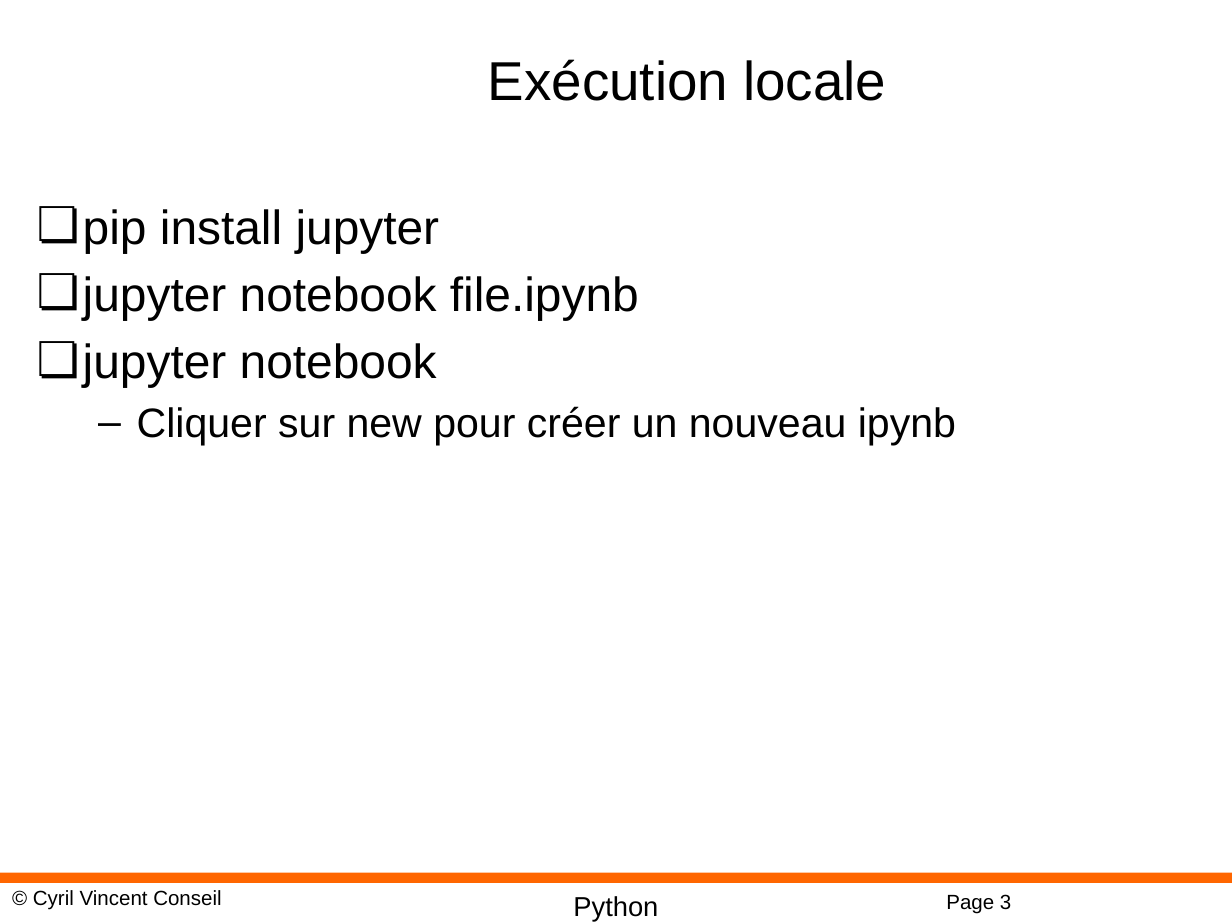
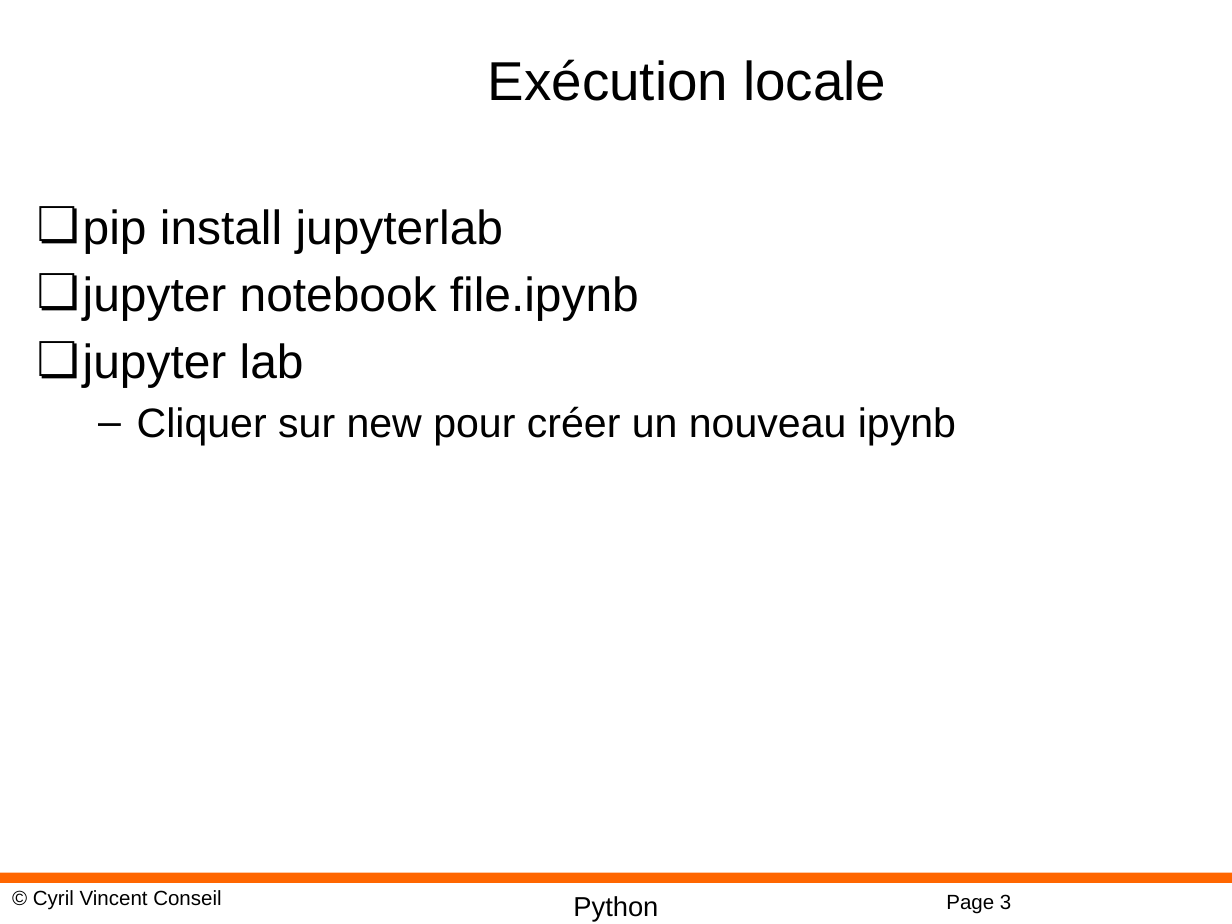
Before and after one commit to cyrilvincent/datascience, a slide deck: slide 3 of ppt/Datascience06-Jupyter.pptx. Drawn at 1232x924 pixels with LibreOffice and Linux fonts; fonts in the diff are those of the drawing; background and template pictures are left out. Boxes give left, top, right and bottom in pixels: in the first picture for what was removed or moved away, otherwise in the second. Text is boxed around its words. In the diff, an @@ line names an element or a change of style, - is before the commit and + after.

```diff
--- a/ppt/Datascience06-Jupyter.pptx
+++ b/ppt/Datascience06-Jupyter.pptx
@@ text at [83,209,504,253]: text changed @@
-❏ pip install jupyter
+❏ pip install jupyterlab
@@ text at [83,343,304,387]: text changed @@
-❏ jupyter notebook
+❏ jupyter lab
```
Also in this commit, not shown: 1 other file.
